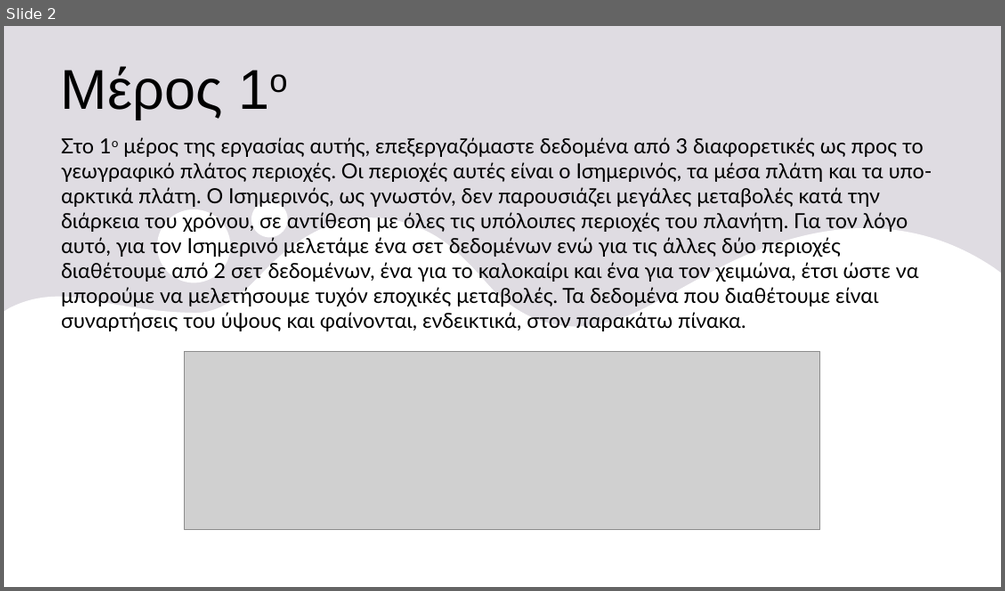
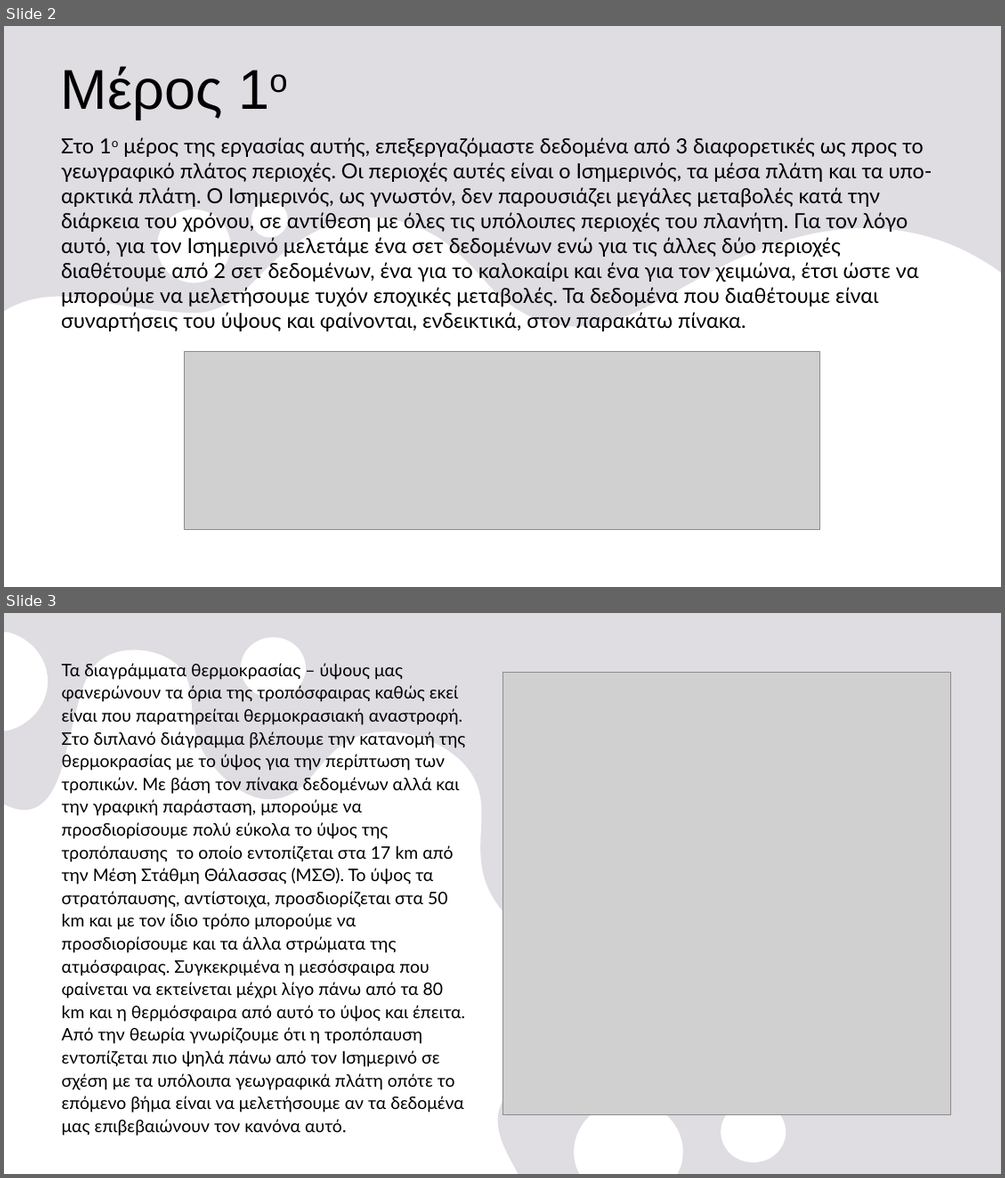
Before and after one commit to nadezsha/MSc---Applied-Meteorology-and-Environmental-Physics, a slide deck: Radiation and Atmosphere Interaction/Report 0/ΕργασίαΜηδέν.pptx. Shown one above the other, each under a label of ours: slide 2 before the commit, slides 2 and 3 after it. The pictures are 1005x591 and 1005x1178 pixels, drawn with LibreOffice and Linux fonts; fonts in the diff are those of the drawing; grey boxes stand for pictures. Boxes give left, top, right and bottom in pixels: in the first picture for what was removed or moved away, otherwise in the second. Text is boxed around its words. In the diff, an @@ line names an element or a change of style, - is before the commit and + after.

```diff
--- a/Radiation and Atmosphere Interaction/Report 0/ΕργασίαΜηδέν.pptx
+++ b/Radiation and Atmosphere Interaction/Report 0/ΕργασίαΜηδέν.pptx
@@ slide 3 added at bbox=[4, 613, 1001, 1174], background #E5E2E8 @@
@@ rectangle added at bbox=[4, 613, 1001, 1174], fill #AEAEAE at 10% opacity @@
@@ freeform shape added at bbox=[4, 632, 786, 1174], fill #FFFFFF @@
@@ text added at bbox=[62, 663, 465, 1135], 16.6 pt, text #000000 @@
+Τα διαγράμματα θερμοκρασίας – ύψους μας φανερώνουν τα όρια της τροπόσφαιρας καθώς εκεί είναι που παρατηρείται θερμοκρασιακή αναστροφή. Στο διπλανό διάγραμμα βλέπουμε την κατανομή της θερμοκρασίας με το ύψος για την περίπτωση των τροπικών. Με βάση τον πίνακα δεδομένων αλλά και την γραφική παράσταση, μπορούμε να προσδιορίσουμε πολύ εύκολα το ύψος της τροπόπαυσης το οποίο εντοπίζεται στα 17 km από την Μέση Στάθμη Θάλασσας (ΜΣΘ). Το ύψος τα στρατόπαυσης, αντίστοιχα, προσδιορίζεται στα 50 km και με τον ίδιο τρόπο μπορούμε να προσδιορίσουμε και τα άλλα στρώματα της ατμόσφαιρας. Συγκεκριμένα η μεσόσφαιρα που φαίνεται να εκτείνεται μέχρι λίγο πάνω από τα 80 km και η θερμόσφαιρα από αυτό το ύψος και έπειτα. Από την θεωρία γνωρίζουμε ότι η τροπόπαυση εντοπίζεται πιο ψηλά πάνω από τον Ισημερινό σε σχέση με τα υπόλοιπα γεωγραφικά πλάτη οπότε το επόμενο βήμα είναι να μελετήσουμε αν τα δεδομένα μας επιβεβαιώνουν τον κανόνα αυτό.
@@ picture added at bbox=[502, 673, 952, 1115] @@
```
Also in this commit, not shown: 2 slides changed, 2 other slides added, 2 slides removed.
